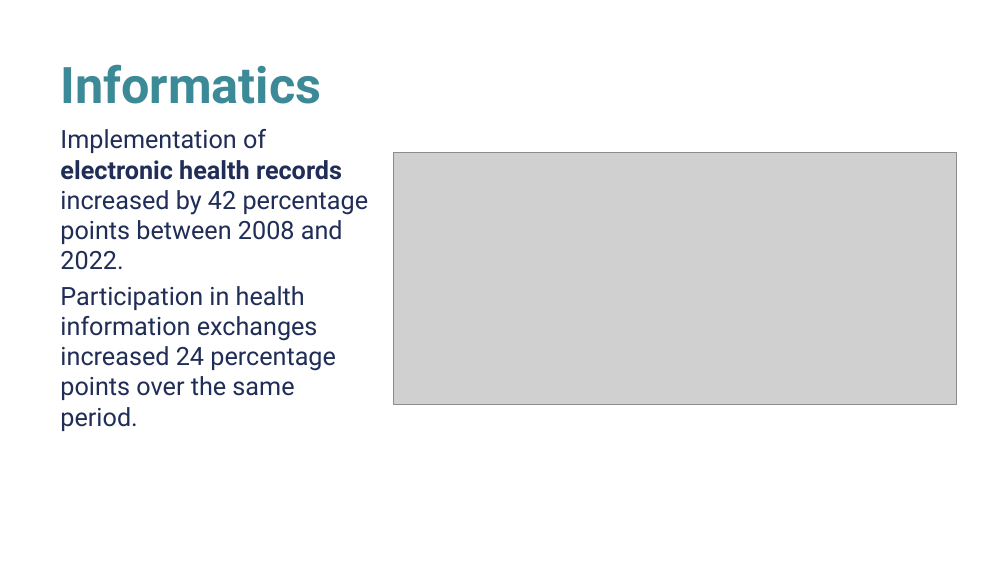
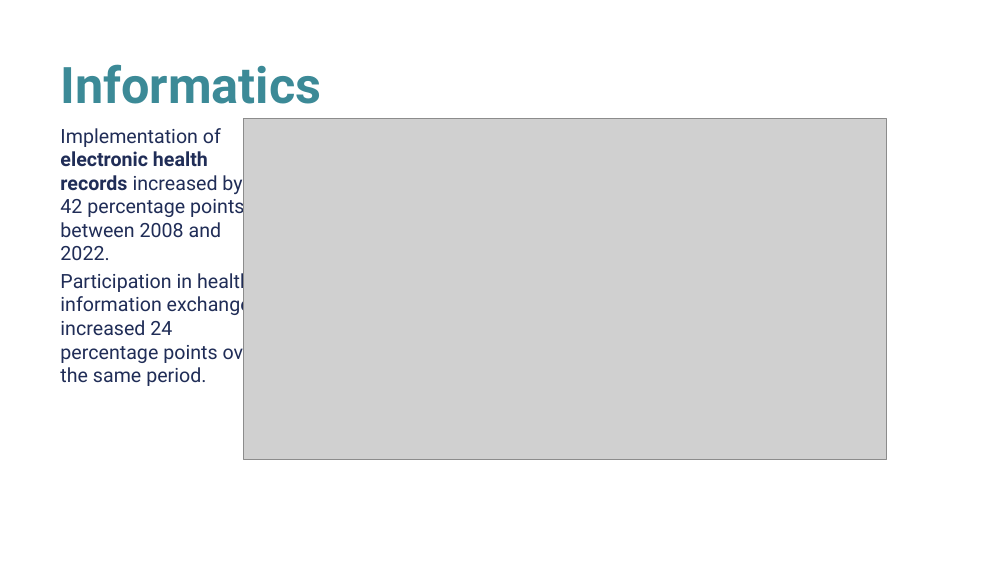
Before and after one commit to NACCHO-profile/nacchoProfile, a slide deck: slide 7 of inst/app/www/Profile2022KeyFindings.pptx. Drawn at 1008x567 pixels with LibreOffice and Linux fonts; fonts in the diff are those of the drawing; grey boxes stand for pictures; background and template pictures are left out. Boxes give left, top, right and bottom in pixels: in the first picture for what was removed or moved away, otherwise in the second. Text is boxed around its words. In the diff, an @@ line names an element or a change of style, - is before the commit and + after.

```diff
--- a/inst/app/www/Profile2022KeyFindings.pptx
+++ b/inst/app/www/Profile2022KeyFindings.pptx
@@ text "Implementation of electronic health records ..." at (x1=60, y1=128, x2=261, y2=386): size 18 to 14 pt @@
@@ picture resized from (x1=393, y1=152, x2=956, y2=404) to (x1=243, y1=119, x2=887, y2=460) @@
```
Also in this commit, not shown: 7 other slides changed, 37 other files.
